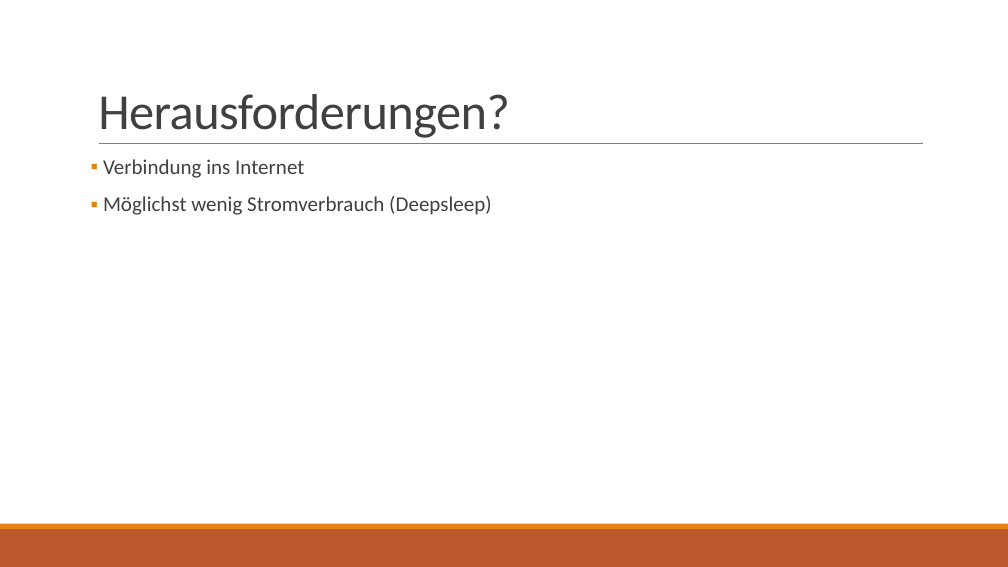
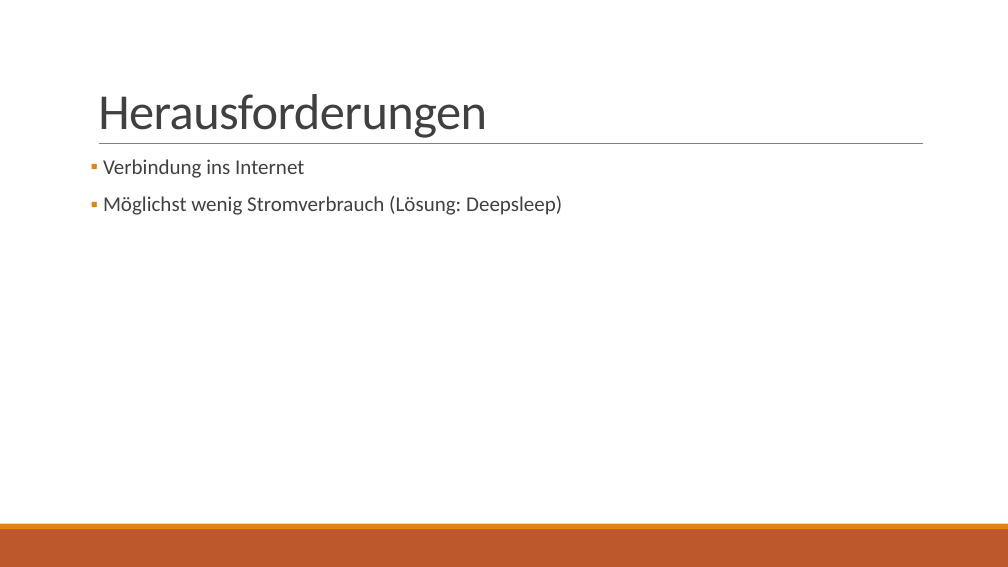
Before and after one commit to LoXeras/Arduino-RoomControlling, a slide deck: slide 9 of Documentation/Präsentatio_RoomControlling.pptx (slide 8 before the commit). Drawn at 1008x567 pixels with LibreOffice and Linux fonts; fonts in the diff are those of the drawing. Boxes give left, top, right and bottom in pixels: in the first picture for what was removed or moved away, otherwise in the second. Text is boxed around its words. In the diff, an @@ line names an element or a change of style, - is before the commit and + after.

Commit message:
Presentation updated

```diff
--- a/Documentation/Präsentatio_RoomControlling.pptx
+++ b/Documentation/Präsentatio_RoomControlling.pptx
@@ title at (x1=98, y1=94, x2=487, y2=138): text changed @@
-Herausforderungen?
+Herausforderungen
@@ text at (x1=103, y1=196, x2=562, y2=215): text changed @@
-▪ Möglichst wenig Stromverbrauch (Deepsleep)
+▪ Möglichst wenig Stromverbrauch (Lösung: Deepsleep)
```
Also in this commit, not shown: 3 other slides changed, 1 slide added.
